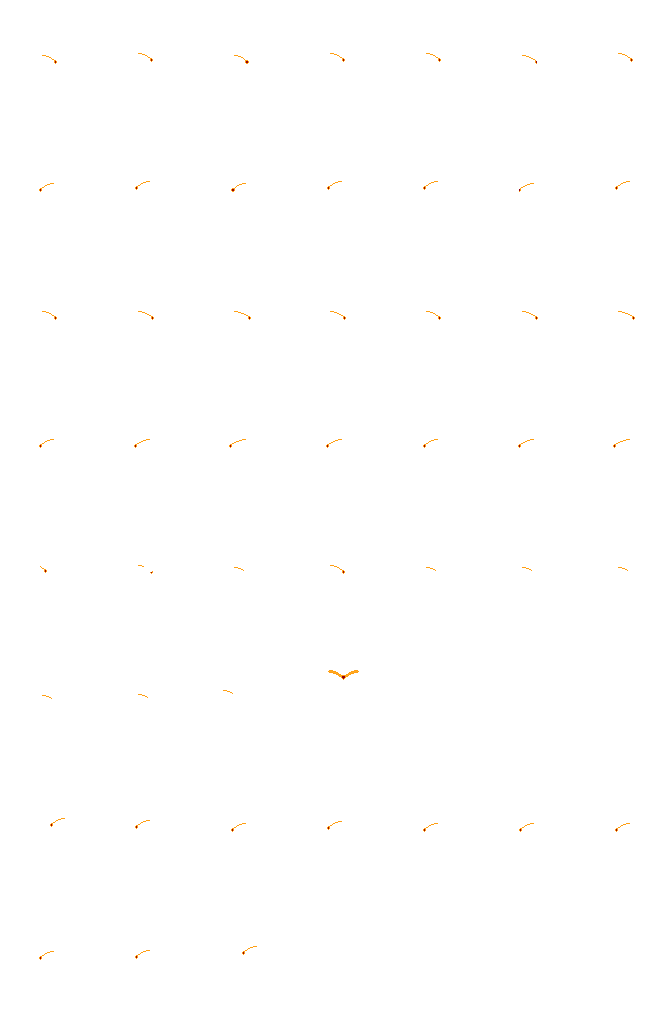
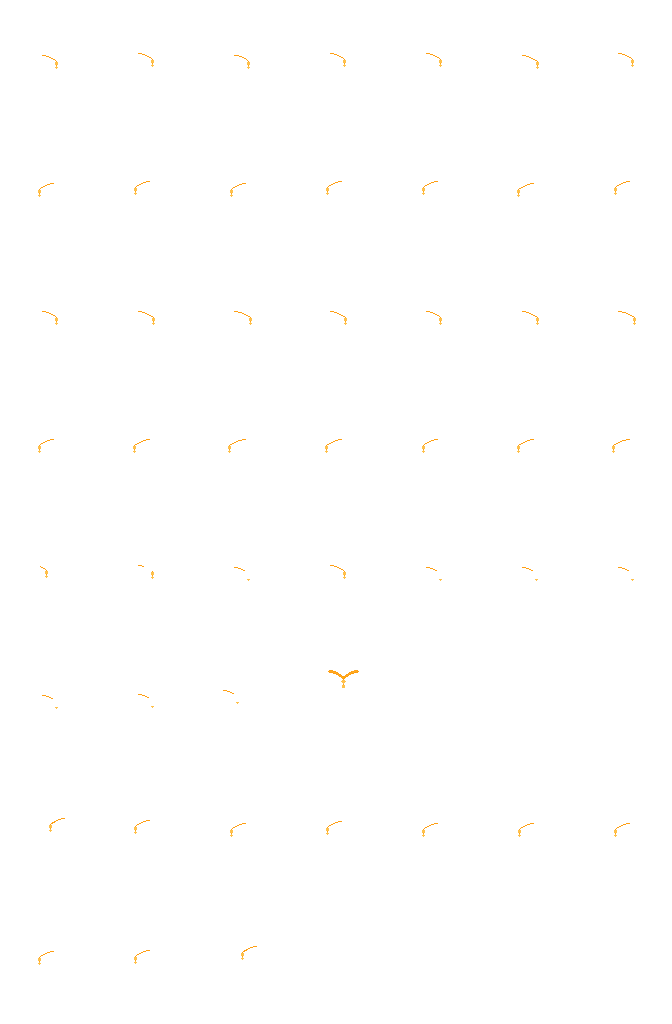
The second w=672, h=1024 image is a revision of the first. Changes to its layers:
added layer "amber necklace" in group "necklaces" over (x1=38, y1=55, x2=636, y2=965)
hid "ruby necklace" over (x1=39, y1=55, x2=635, y2=960)
